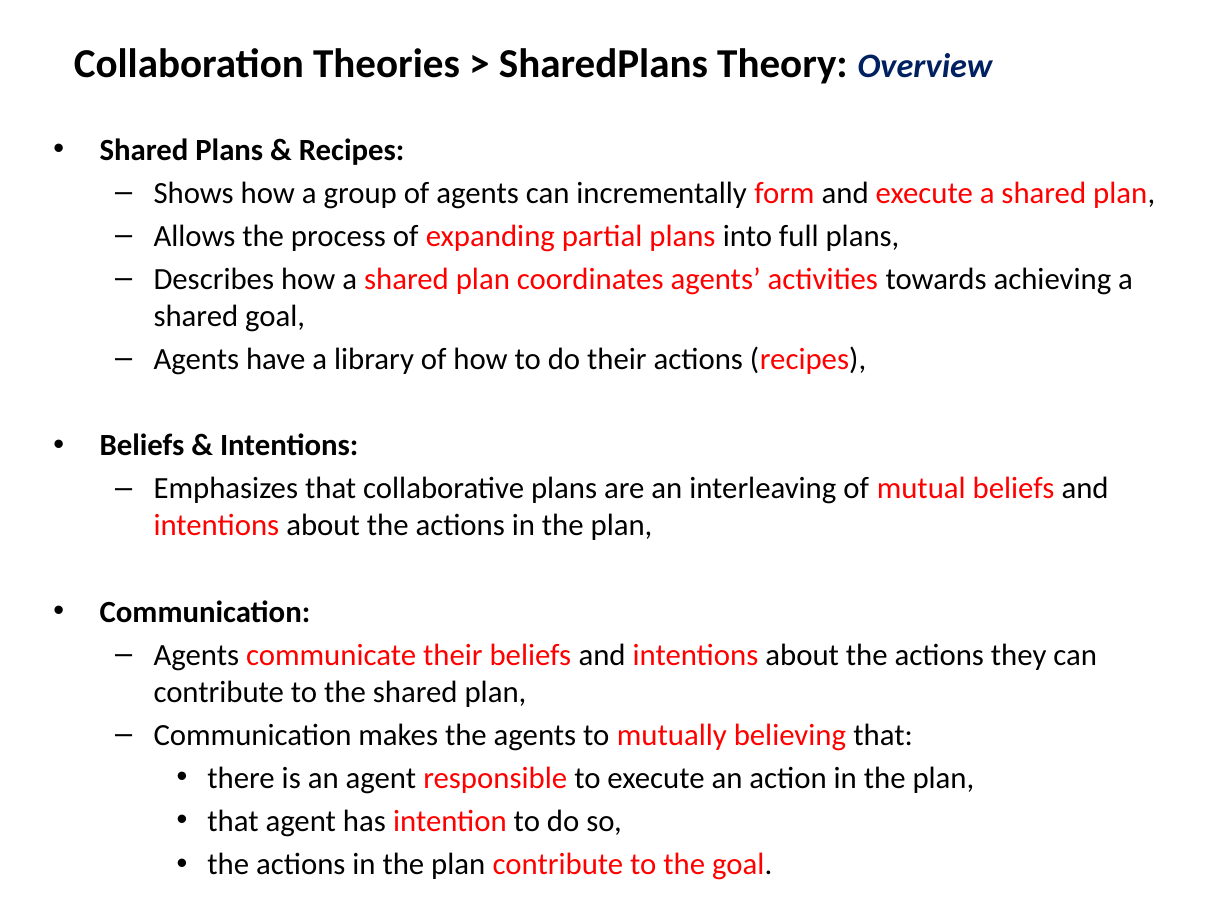
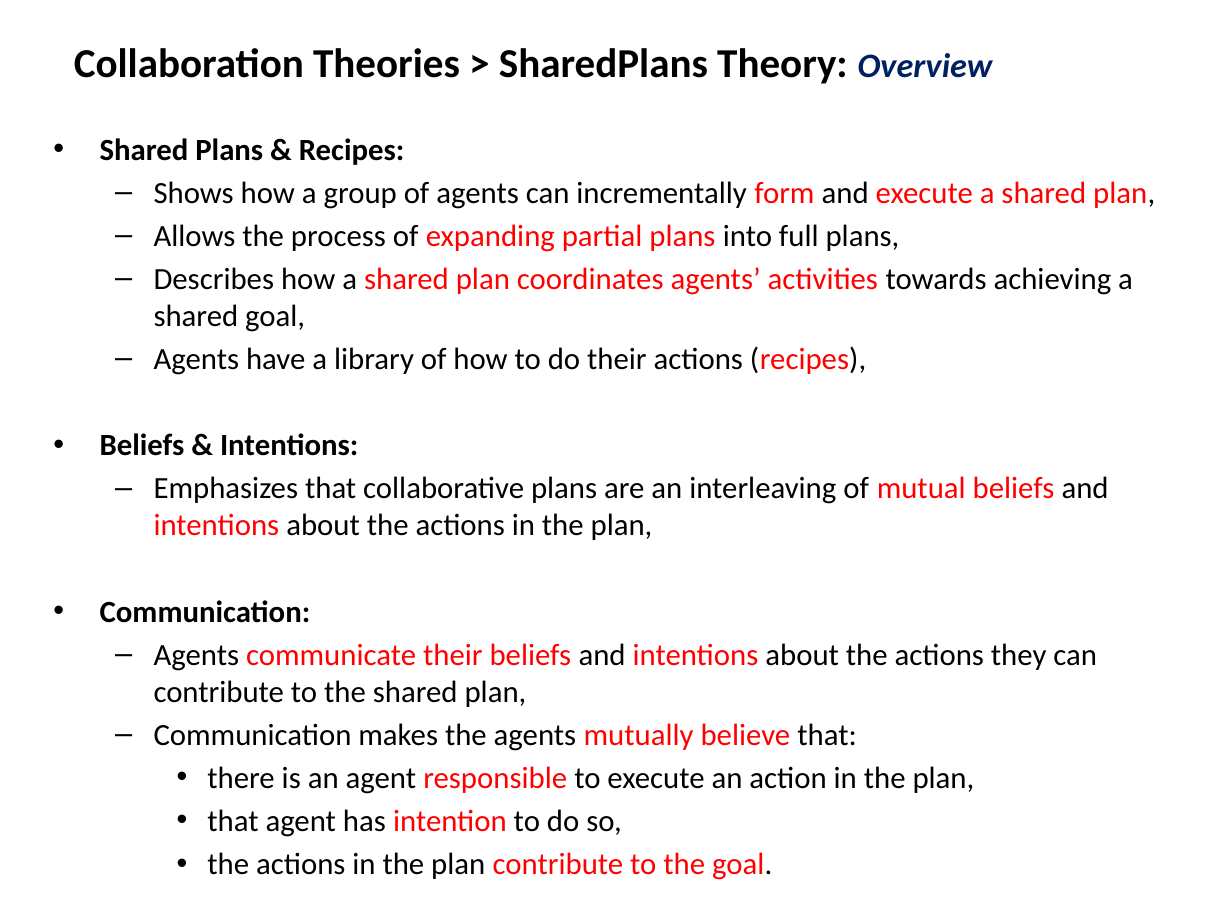
Before and after one commit to mshayganfar/CompExam1, a slide deck: slide 4 of presentation/PhD-comprehensive-exam-2.pptx. Drawn at 1232x924 pixels with LibreOffice and Linux fonts; fonts in the diff are those of the drawing. Boxes give left, top, right and bottom in pixels: in the first picture for what was removed or moved away, otherwise in the second. Text is boxed around its words. In the diff, an @@ line names an element or a change of style, - is before the commit and + after.

```diff
--- a/presentation/PhD-comprehensive-exam-2.pptx
+++ b/presentation/PhD-comprehensive-exam-2.pptx
@@ text at box(154, 723, 856, 751): text changed @@
-  – Communication makes the agents to mutually believing that:
+  – Communication makes the agents mutually believe that:
```
Also in this commit, not shown: 6 other slides changed.
